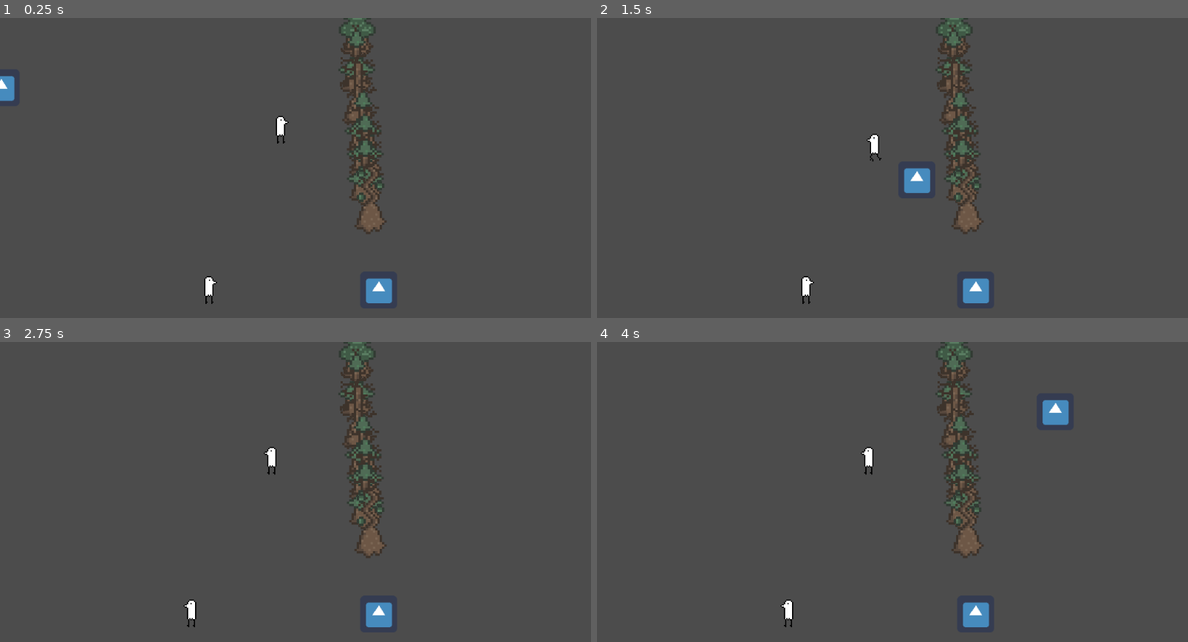
Above: before the commit, frames 1-4 (two rows, left to right).
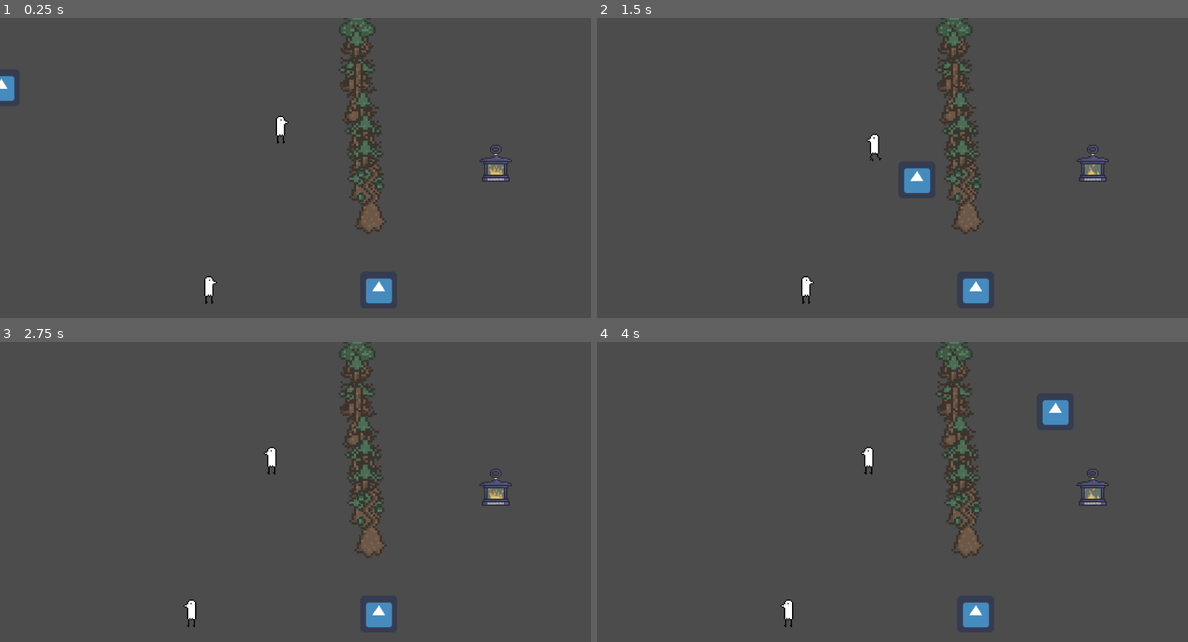
Above: after the commit, the same moments.

Repository: rchin157/gamejamNov2020
Game: Godot game, scene res://Level/Test Multiplayer.tscn
Two runs of this game, one before a commit and one after it. Both use one fixed random seed, a clock stepped at 60 frames per second and the inputs below. The project has no main scene, so this scene is started directly. The engine's default icon, where the game draws it, is replaced by a stand-in: a white triangle on a blue panel in a dark square.
Inputs:
- Up to frame 1 (0.25 s): no input
- Up to frame 2 (1.5 s): tap Enter (ui_accept) at 0.5, 0.77 s; hold Right (ui_right) 0.53-1.28 s; hold Down (ui_down) from 1.28 s (still down)
- Up to frame 3 (2.75 s): tap Enter (ui_accept) at 1.52 s; release Down (ui_down) at 2.03 s; hold Right (ui_right) from 2.03 s (still down)
- Up to frame 4 (4 s): tap Enter (ui_accept) at 2.75, 3.02, 3.5, 3.77 s; release Right (ui_right) at 2.78 s; hold Up (ui_up) 2.78-3.53 s; hold Left (ui_left) from 3.53 s (still down)

The runs differ from the first frame. In frame 1, 0.4% of the frame differs, in the area x 81-87%, y 42-55%; in frame 2, 0.4%; in frame 3, 0.4%; in frame 4, 0.4%.

Commit message:
Lantern, win lose

Diff:
--- /dev/null
+++ b/Entities/Lantern.tscn
@@ -0,0 +1,28 @@
+[gd_scene load_steps=5 format=2]
+
+[ext_resource path="res://Scripts/Lantern.gd" type="Script" id=1]
+[ext_resource path="res://Sprites/lantern/lantern.tres" type="SpriteFrames" id=2]
+
+[sub_resource type="CircleShape2D" id=1]
+radius = 100.0
+
+[sub_resource type="RectangleShape2D" id=2]
+
+[node name="Lantern" type="KinematicBody2D"]
+script = ExtResource( 1 )
+
+[node name="AnimatedSprite" type="AnimatedSprite" parent="."]
+scale = Vector2( 2, 2 )
+frames = ExtResource( 2 )
+animation = "off"
+frame = 3
+playing = true
+
+[node name="Area2D" type="Area2D" parent="."]
+
+[node name="CollisionShape2D" type="CollisionShape2D" parent="Area2D"]
+shape = SubResource( 1 )
+
+[node name="CollisionShape2D" type="CollisionShape2D" parent="."]
+scale = Vector2( 2, 2 )
+shape = SubResource( 2 )
--- /dev/null
+++ b/Level/Lose.tscn
@@ -0,0 +1,40 @@
+[gd_scene load_steps=4 format=2]
+
+[ext_resource path="res://Fonts/SCE-PS3 Rodin LATIN Regular.ttf" type="DynamicFontData" id=1]
+
+[sub_resource type="DynamicFont" id=1]
+font_data = ExtResource( 1 )
+
+[sub_resource type="DynamicFont" id=2]
+font_data = ExtResource( 1 )
+
+[node name="Control" type="Control"]
+margin_right = 40.0
+margin_bottom = 40.0
+__meta__ = {
+"_edit_use_anchors_": false
+}
+
+[node name="ColorRect" type="ColorRect" parent="."]
+margin_right = 1024.0
+margin_bottom = 600.0
+color = Color( 0, 0.635294, 0.0392157, 1 )
+__meta__ = {
+"_edit_use_anchors_": false
+}
+
+[node name="RichTextLabel" type="RichTextLabel" parent="."]
+margin_left = 474.0
+margin_top = 266.0
+margin_right = 514.0
+margin_bottom = 306.0
+custom_fonts/normal_font = SubResource( 1 )
+text = "You Lose"
+
+[node name="Button" type="Button" parent="."]
+margin_left = 834.0
+margin_top = 531.0
+margin_right = 1011.0
+margin_bottom = 592.0
+custom_fonts/font = SubResource( 2 )
+text = "Play again"
--- a/Level/Test Multiplayer.tscn
+++ b/Level/Test Multiplayer.tscn
@@ -1,9 +1,10 @@
-[gd_scene load_steps=5 format=2]
+[gd_scene load_steps=6 format=2]
 
 [ext_resource path="res://Entities/Player.tscn" type="PackedScene" id=1]
 [ext_resource path="res://Scripts/Test Multiplayer.gd" type="Script" id=2]
 [ext_resource path="res://Entities/Beta.tscn" type="PackedScene" id=3]
 [ext_resource path="res://Entities/Tree.tscn" type="PackedScene" id=4]
+[ext_resource path="res://Entities/Lantern.tscn" type="PackedScene" id=5]
 
 [node name="Node2D" type="Node2D"]
 script = ExtResource( 2 )
@@ -40,3 +41,6 @@
 
 [node name="KinematicBody7" parent="." instance=ExtResource( 4 )]
 position = Vector2( 642.073, 314.726 )
+
+[node name="Lantern" parent="." instance=ExtResource( 5 )]
+position = Vector2( 859.041, 251.912 )
--- /dev/null
+++ b/Level/Win.tscn
@@ -0,0 +1,44 @@
+[gd_scene load_steps=4 format=2]
+
+[ext_resource path="res://Fonts/SCE-PS3 Rodin LATIN Regular.ttf" type="DynamicFontData" id=1]
+
+[sub_resource type="DynamicFont" id=1]
+size = 64
+font_data = ExtResource( 1 )
+
+[sub_resource type="DynamicFont" id=2]
+font_data = ExtResource( 1 )
+
+[node name="Control" type="Control"]
+margin_right = 40.0
+margin_bottom = 40.0
+__meta__ = {
+"_edit_use_anchors_": false
+}
+
+[node name="ColorRect" type="ColorRect" parent="."]
+margin_right = 1024.0
+margin_bottom = 600.0
+color = Color( 0.054902, 0.00784314, 0.901961, 1 )
+__meta__ = {
+"_edit_use_anchors_": false
+}
+
+[node name="RichTextLabel" type="RichTextLabel" parent="."]
+margin_left = 371.0
+margin_top = 156.0
+margin_right = 667.0
+margin_bottom = 226.0
+custom_fonts/normal_font = SubResource( 1 )
+text = "You Win"
+
+[node name="Button" type="Button" parent="."]
+margin_left = 875.0
+margin_top = 532.0
+margin_right = 999.0
+margin_bottom = 583.0
+custom_fonts/font = SubResource( 2 )
+text = "Play again"
+__meta__ = {
+"_edit_use_anchors_": false
+}
--- /dev/null
+++ b/Scripts/Lantern.gd
@@ -0,0 +1,56 @@
+extends "res://Scripts/LevelEntity.gd"
+
+
+# Declare member variables here. Examples:
+# var a = 2
+# var b = "text"
+var maxFuel = 20.0
+var fuel = maxFuel
+var state = 3
+var animator
+
+# Called when the node enters the scene tree for the first time.
+func _ready():
+	animator = get_node("AnimatedSprite")
+	animator.set_animation("high")
+
+# Called every frame. 'delta' is the elapsed time since the previous frame.
+func _process(delta):
+	if fuel > 0:
+		fuel -= delta
+	else:
+		fuel = 0
+	#print(fuel)
+	updateLantern()
+
+func updateLantern():
+	if fuelToState() != state:
+		state = fuelToState()
+		print("new: " + String(state) + ", fuel: " + String(fuel))
+		match state:
+			0:
+				animator.set_animation("off")
+			1:
+				animator.set_animation("low")
+			2:
+				animator.set_animation("med")
+			3:
+				animator.set_animation("high")
+
+func addFuel(amt):
+	if fuel <= 0:
+		fuel = 0
+	if fuel + amt > maxFuel:
+		fuel = maxFuel
+	else:
+		fuel = fuel + amt
+
+func fuelToState():
+	if fuel <= 0:
+		return 0
+	elif fuel <= (1.0 / 3.0) * maxFuel:
+		return 1
+	elif fuel <= (2.0 / 3.0) * maxFuel:
+		return 2
+	elif fuel <= maxFuel:
+		return 3
--- /dev/null
+++ b/Sprites/lantern/lantern.tres
@@ -0,0 +1,221 @@
+[gd_resource type="SpriteFrames" load_steps=53 format=2]
+
+[ext_resource path="res://Sprites/lantern/Lantern Mid.png" type="Texture" id=1]
+[ext_resource path="res://Sprites/lantern/Lantern High.png" type="Texture" id=2]
+[ext_resource path="res://Sprites/lantern/Lantern Off.png" type="Texture" id=3]
+[ext_resource path="res://Sprites/lantern/Lantern Low.png" type="Texture" id=4]
+
+[sub_resource type="AtlasTexture" id=1]
+atlas = ExtResource( 3 )
+region = Rect2( 0, 0, 32, 32 )
+
+[sub_resource type="AtlasTexture" id=2]
+atlas = ExtResource( 3 )
+region = Rect2( 32, 0, 32, 32 )
+
+[sub_resource type="AtlasTexture" id=3]
+atlas = ExtResource( 3 )
+region = Rect2( 64, 0, 32, 32 )
+
+[sub_resource type="AtlasTexture" id=4]
+atlas = ExtResource( 3 )
+region = Rect2( 96, 0, 32, 32 )
+
+[sub_resource type="AtlasTexture" id=5]
+atlas = ExtResource( 3 )
+region = Rect2( 128, 0, 32, 32 )
+
+[sub_resource type="AtlasTexture" id=6]
+atlas = ExtResource( 3 )
+region = Rect2( 160, 0, 32, 32 )
+
+[sub_resource type="AtlasTexture" id=7]
+atlas = ExtResource( 3 )
+region = Rect2( 192, 0, 32, 32 )
+
+[sub_resource type="AtlasTexture" id=8]
+atlas = ExtResource( 3 )
+region = Rect2( 224, 0, 32, 32 )
+
+[sub_resource type="AtlasTexture" id=9]
+atlas = ExtResource( 3 )
+region = Rect2( 256, 0, 32, 32 )
+
+[sub_resource type="AtlasTexture" id=10]
+atlas = ExtResource( 3 )
+region = Rect2( 288, 0, 32, 32 )
+
+[sub_resource type="AtlasTexture" id=11]
+atlas = ExtResource( 3 )
+region = Rect2( 320, 0, 32, 32 )
+
+[sub_resource type="AtlasTexture" id=12]
+atlas = ExtResource( 3 )
+region = Rect2( 352, 0, 32, 32 )
+
+[sub_resource type="AtlasTexture" id=13]
+atlas = ExtResource( 1 )
+region = Rect2( 0, 0, 32, 32 )
+
+[sub_resource type="AtlasTexture" id=14]
+atlas = ExtResource( 1 )
+region = Rect2( 32, 0, 32, 32 )
+
+[sub_resource type="AtlasTexture" id=15]
+atlas = ExtResource( 1 )
+region = Rect2( 64, 0, 32, 32 )
+
+[sub_resource type="AtlasTexture" id=16]
+atlas = ExtResource( 1 )
+region = Rect2( 96, 0, 32, 32 )
+
+[sub_resource type="AtlasTexture" id=17]
+atlas = ExtResource( 1 )
+region = Rect2( 128, 0, 32, 32 )
+
+[sub_resource type="AtlasTexture" id=18]
+atlas = ExtResource( 1 )
+region = Rect2( 160, 0, 32, 32 )
+
+[sub_resource type="AtlasTexture" id=19]
+atlas = ExtResource( 1 )
+region = Rect2( 192, 0, 32, 32 )
+
+[sub_resource type="AtlasTexture" id=20]
+atlas = ExtResource( 1 )
+region = Rect2( 224, 0, 32, 32 )
+
+[sub_resource type="AtlasTexture" id=21]
+atlas = ExtResource( 1 )
+region = Rect2( 256, 0, 32, 32 )
+
+[sub_resource type="AtlasTexture" id=22]
+atlas = ExtResource( 1 )
+region = Rect2( 288, 0, 32, 32 )
+
+[sub_resource type="AtlasTexture" id=23]
+atlas = ExtResource( 1 )
+region = Rect2( 320, 0, 32, 32 )
+
+[sub_resource type="AtlasTexture" id=24]
+atlas = ExtResource( 1 )
+region = Rect2( 352, 0, 32, 32 )
+
+[sub_resource type="AtlasTexture" id=25]
+atlas = ExtResource( 4 )
+region = Rect2( 0, 0, 32, 32 )
+
+[sub_resource type="AtlasTexture" id=26]
+atlas = ExtResource( 4 )
+region = Rect2( 32, 0, 32, 32 )
+
+[sub_resource type="AtlasTexture" id=27]
+atlas = ExtResource( 4 )
+region = Rect2( 64, 0, 32, 32 )
+
+[sub_resource type="AtlasTexture" id=28]
+atlas = ExtResource( 4 )
+region = Rect2( 96, 0, 32, 32 )
+
+[sub_resource type="AtlasTexture" id=29]
+atlas = ExtResource( 4 )
+region = Rect2( 128, 0, 32, 32 )
+
+[sub_resource type="AtlasTexture" id=30]
+atlas = ExtResource( 4 )
+region = Rect2( 160, 0, 32, 32 )
+
+[sub_resource type="AtlasTexture" id=31]
+atlas = ExtResource( 4 )
+region = Rect2( 192, 0, 32, 32 )
+
+[sub_resource type="AtlasTexture" id=32]
+atlas = ExtResource( 4 )
+region = Rect2( 224, 0, 32, 32 )
+
+[sub_resource type="AtlasTexture" id=33]
+atlas = ExtResource( 4 )
+region = Rect2( 256, 0, 32, 32 )
+
+[sub_resource type="AtlasTexture" id=34]
+atlas = ExtResource( 4 )
+region = Rect2( 288, 0, 32, 32 )
+
+[sub_resource type="AtlasTexture" id=35]
+atlas = ExtResource( 4 )
+region = Rect2( 320, 0, 32, 32 )
+
+[sub_resource type="AtlasTexture" id=36]
+atlas = ExtResource( 4 )
+region = Rect2( 352, 0, 32, 32 )
+
+[sub_resource type="AtlasTexture" id=37]
+atlas = ExtResource( 2 )
+region = Rect2( 0, 0, 32, 32 )
+
+[sub_resource type="AtlasTexture" id=38]
+atlas = ExtResource( 2 )
+region = Rect2( 32, 0, 32, 32 )
+
+[sub_resource type="AtlasTexture" id=39]
+atlas = ExtResource( 2 )
+region = Rect2( 64, 0, 32, 32 )
+
+[sub_resource type="AtlasTexture" id=40]
+atlas = ExtResource( 2 )
+region = Rect2( 96, 0, 32, 32 )
+
+[sub_resource type="AtlasTexture" id=41]
+atlas = ExtResource( 2 )
+region = Rect2( 128, 0, 32, 32 )
+
+[sub_resource type="AtlasTexture" id=42]
+atlas = ExtResource( 2 )
+region = Rect2( 160, 0, 32, 32 )
+
+[sub_resource type="AtlasTexture" id=43]
+atlas = ExtResource( 2 )
+region = Rect2( 192, 0, 32, 32 )
+
+[sub_resource type="AtlasTexture" id=44]
+atlas = ExtResource( 2 )
+region = Rect2( 224, 0, 32, 32 )
+
+[sub_resource type="AtlasTexture" id=45]
+atlas = ExtResource( 2 )
+region = Rect2( 256, 0, 32, 32 )
+
+[sub_resource type="AtlasTexture" id=46]
+atlas = ExtResource( 2 )
+region = Rect2( 288, 0, 32, 32 )
+
+[sub_resource type="AtlasTexture" id=47]
+atlas = ExtResource( 2 )
+region = Rect2( 320, 0, 32, 32 )
+
+[sub_resource type="AtlasTexture" id=48]
+atlas = ExtResource( 2 )
+region = Rect2( 352, 0, 32, 32 )
+
+[resource]
+animations = [ {
+"frames": [ SubResource( 1 ), SubResource( 2 ), SubResource( 3 ), SubResource( 4 ), SubResource( 5 ), SubResource( 6 ), SubResource( 7 ), SubResource( 8 ), SubResource( 9 ), SubResource( 10 ), SubResource( 11 ), SubResource( 12 ) ],
+"loop": true,
+"name": "off",
+"speed": 5.0
+}, {
+"frames": [ SubResource( 13 ), SubResource( 14 ), SubResource( 15 ), SubResource( 16 ), SubResource( 17 ), SubResource( 18 ), SubResource( 19 ), SubResource( 20 ), SubResource( 21 ), SubResource( 22 ), SubResource( 23 ), SubResource( 24 ) ],
+"loop": true,
+"name": "med",
+"speed": 5.0
+}, {
+"frames": [ SubResource( 25 ), SubResource( 26 ), SubResource( 27 ), SubResource( 28 ), SubResource( 29 ), SubResource( 30 ), SubResource( 31 ), SubResource( 32 ), SubResource( 33 ), SubResource( 34 ), SubResource( 35 ), SubResource( 36 ) ],
+"loop": true,
+"name": "low",
+"speed": 5.0
+}, {
+"frames": [ SubResource( 37 ), SubResource( 38 ), SubResource( 39 ), SubResource( 40 ), SubResource( 41 ), SubResource( 42 ), SubResource( 43 ), SubResource( 44 ), SubResource( 45 ), SubResource( 46 ), SubResource( 47 ), SubResource( 48 ) ],
+"loop": true,
+"name": "high",
+"speed": 5.0
+} ]
Renamed: Entities/Item.gd -> Scripts/Item.gd
Binary file added: Sprites/lantern/Lantern High.png
Not shown, added: Sprites/lantern/Lantern High.png.import
Binary file added: Sprites/lantern/Lantern Low.png
Not shown, added: Sprites/lantern/Lantern Low.png.import
Binary file added: Sprites/lantern/Lantern Mid.png
Not shown, added: Sprites/lantern/Lantern Mid.png.import
Binary file added: Sprites/lantern/Lantern Off.png
Not shown, added: Sprites/lantern/Lantern Off.png.import
